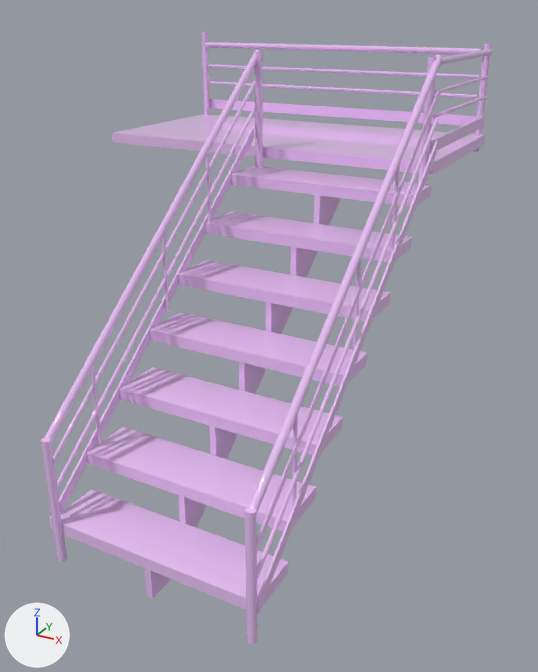
The FBX model Assets/1__3DArt/KimSe/Chpater_1/Ev_Company/5.exit/Ev_company_exit_stail003.fbx: old version first, new version second.
One viewpoint serves both versions: a 50 mm lens placed at (2.06, -1.83, 2.19), pointed at (0.31, 1.34, 0.6). The lights are fixed; the arrows at lower left show +X, +Y and +Z. Where no turn or scale is listed for an object, it has been applied to the vertices.

Names of what the first picture shows: 'Ev_company_exit_stail003'.
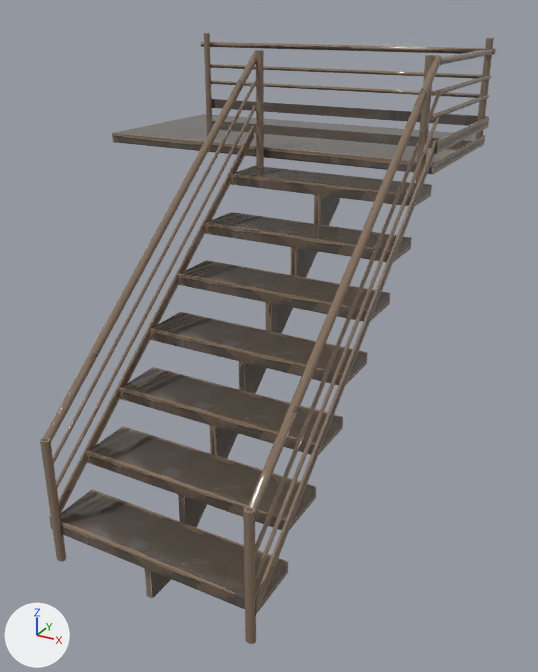
What differs and where, as boxes (x1, y1, x2, y2) in the pictures (538 x 672 px; the box of a moved part takes in the faces that stretch with it):
'Ev_company_exit_stail003', surface changed, reshaped
    before: (40, 32, 493, 645)
    after: (40, 33, 496, 644)
part 1 of me_mesh, moved or reshaped
    before: (210, 99, 476, 126)
    after: (212, 99, 488, 126)
part 2 of me_mesh, added (brown)
    after: (201, 42, 496, 55)
part 3 of me_mesh, moved or reshaped
    before: (474, 44, 492, 152)
    after: (256, 50, 264, 168)
part 4 of me_mesh, moved or reshaped
    before: (390, 165, 400, 250)
    after: (476, 38, 494, 135)
part 5 of me_mesh, added
    after: (431, 75, 491, 96)
part 6 of me_mesh, added
    after: (431, 95, 489, 120)
part 7 of me_mesh, added (brown)
    after: (210, 64, 482, 79)
part 8 of me_mesh, added (brown)
    after: (211, 80, 480, 98)
part 9 of me_mesh, deleted (purple)
    before: (91, 64, 489, 508)
part 10 of me_mesh, moved or reshaped
    before: (44, 32, 485, 614)
    after: (43, 33, 489, 613)
part 11 of me_mesh, surface changed
    both: (40, 49, 493, 644)

Edits to the bpy script that builds the scene:
```text
Add img_ev_company_stail_bc_png:
    img_ev_company_stail_bc_png = load_image('Ev_company_stail_BC.png', '../0_material_Ev_Company_Inner/Ev_company_stail_BC.png', 1024, 1024, 'sRGB')
Change mat_ev_company_stail:
    remove mat_ev_company_stail.base_color = (0.83, 0.544, 0.93)  # purple #ebc3f7
    add mat_ev_company_stail.texture = img_ev_company_stail_bc_png
Change me_mesh:
    used by ob_ev_company_exit_stail003; location = (0.0, 0.0, 0.0)
    remove me_mesh.from_pydata(...)  # 610 vertices, 673 faces; spans x -0.99..1.01, y -0.02..2.76, z 0.0..2.04
    add me_mesh.from_pydata(...)  # 526 vertices, 601 faces; spans x -0.99..1.01, y -0.02..2.79, z 0.0..2.04
    me_mesh part 1: the loose piece of 8 vertices spanning x -0.96..0.97, y 2.75..2.76, z 1.55..1.61 is moved by (0.03, 0.02, 0.0)
    me_mesh part 2: a new loose piece, an 8-sided cylinder along x spanning x -0.99..0.995, y 2.747..2.79, z 1.95..1.983, in mat_ev_company_stail (picture img_ev_company_stail_bc_png)
    me_mesh part 3: the loose piece of 17 vertices spanning x 0.94..0.98, y 2.72..2.76, z 1.41..2.01 is moved by (-0.91, -1.01, -0.01)
    me_mesh part 4: the loose piece of 17 vertices spanning x 0.98..1.0, y 1.26..1.27, z 1.16..1.58 is scaled about its middle by (2.47, 2.47, 1.29), then moved by (-0.02, 1.48, 0.39)
    me_mesh part 5: a new loose piece, an 8-sided cylinder along y spanning x 0.965..0.995, y 1.722..2.756, z 1.818..1.841, in mat_ev_company_stail (picture img_ev_company_stail_bc_png)
    me_mesh part 6: a new loose piece, an 8-sided cylinder along y spanning x 0.965..0.995, y 1.722..2.756, z 1.711..1.734, in mat_ev_company_stail (picture img_ev_company_stail_bc_png)
    me_mesh part 7: a new loose piece, an 8-sided cylinder along x spanning x -0.952..0.971, y 2.748..2.778, z 1.818..1.841, in mat_ev_company_stail (picture img_ev_company_stail_bc_png)
    me_mesh part 8: a new loose piece, an 8-sided cylinder along x spanning x -0.952..0.971, y 2.748..2.778, z 1.711..1.734, in mat_ev_company_stail (picture img_ev_company_stail_bc_png)
    me_mesh part 9: 9 loose pieces with 157 vertices, spanning x -0.93..1.0, y 0.32..2.75, z 0.4..1.84, are deleted
    me_mesh part 10
    111 vertices are removed from x -0.96..1.01, y -0.01..2.75, z 0.15..2.04
    248 faces are deleted
    3 vertices in x 0.02..0.96, y -0.01..1.74, z 0.59..1.99 move by (-0.01, 0.0, 0.0)
    8 vertices move within x -0.96..0.99, y 0.0..2.74, z 0.44..1.99
    71 vertices are added at x -0.95..1.01, y -0.01..2.76, z 0.15..2.04
    5 new vertices lie (0.0, 1.75, 1.4) away from vertices in x 0.0..1.0, y 0.0, z 0.15..0.58
    208 new faces join them
    me_mesh part 11: 213 kept faces spanning x -0.99..1.0, y -0.02..2.75, z 0.0..2.0 get new texture (UV) coordinates
```
